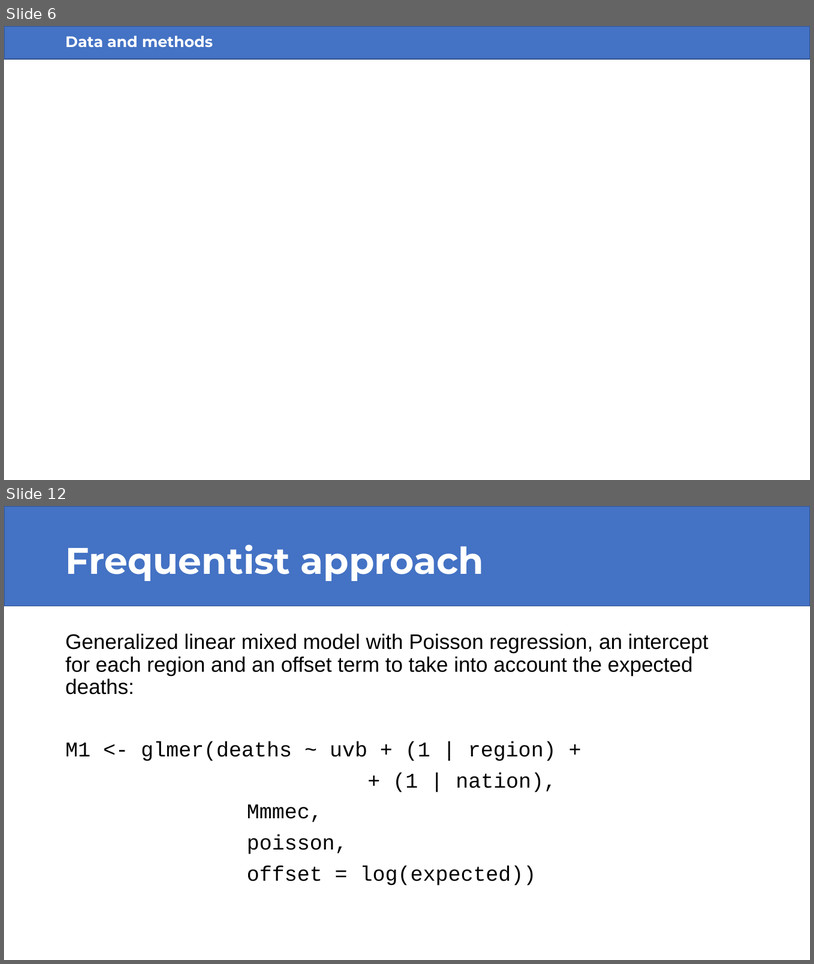
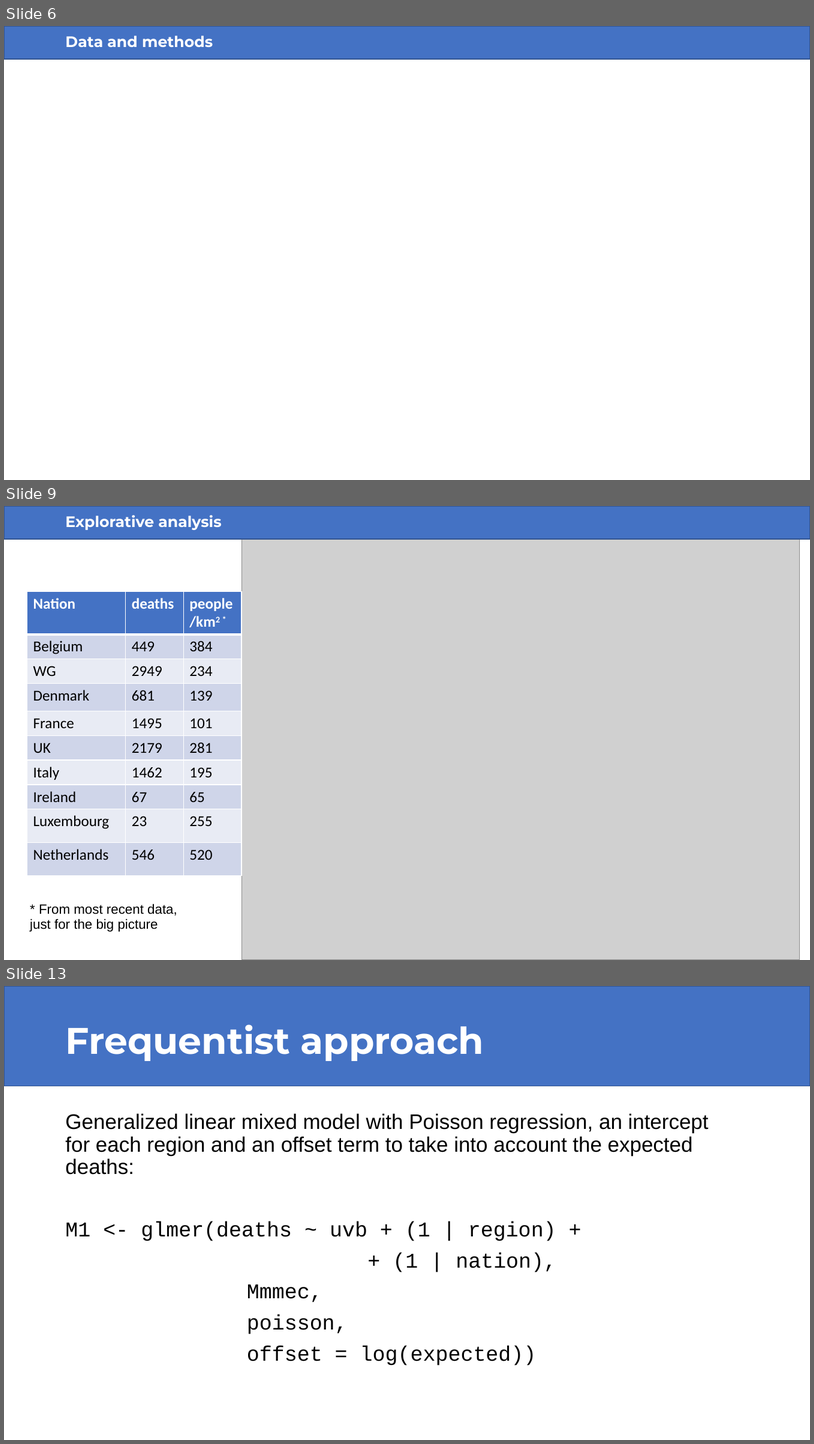
Before and after one commit to saraserafino/UVB-exposure-on-melanoma-mortality, a slide deck: UVB-exposure-on-melanoma-mortality.pptx. Shown one above the other, each under a label of ours: slides 6 and 12 before the commit, slides 6, 9 and 13 after it; the slides between them are not shown. The pictures are 814x964 and 814x1444 pixels, drawn with LibreOffice and Linux fonts; fonts in the diff are those of the drawing; grey boxes stand for pictures. Boxes give left, top, right and bottom in pixels: in the first picture for what was removed or moved away, otherwise in the second. Text is boxed around its words. In the diff, an @@ line names an element or a change of style, - is before the commit and + after.

```diff
--- a/UVB-exposure-on-melanoma-mortality.pptx
+++ b/UVB-exposure-on-melanoma-mortality.pptx
@@ slide 9 added at (4, 506, 810, 960), background #FFFFFF @@
@@ rectangle added at (4, 506, 810, 539), fill #4472C4, outline #325491 1 pt @@
@@ title added at (65, 515, 221, 530), 18 pt, text #FFFFFF, bold @@
+Explorative analysis
@@ picture added at (242, 539, 800, 960) @@
@@ table added at (27, 591, 242, 874), 10 rows, 3 columns @@
+Nation | deaths | people/km2 *
+Belgium | 449 | 384
+WG | 2949 | 234
+Denmark | 681 | 139
+France | 1495 | 101
+UK | 2179 | 281
+Italy | 1462 | 195
+Ireland | 67 | 65
+Luxembourg | 23 | 255
+Netherlands | 546 | 520
@@ text added at (30, 903, 177, 931), 16 pt, text #000000 @@
+* From most recent data, just for the big picture
@@ what was slide 12 is now slide 13 @@
```
Also in this commit, not shown: 8 slides changed, 1 other slide added, 1 slide removed, 26 other files.
